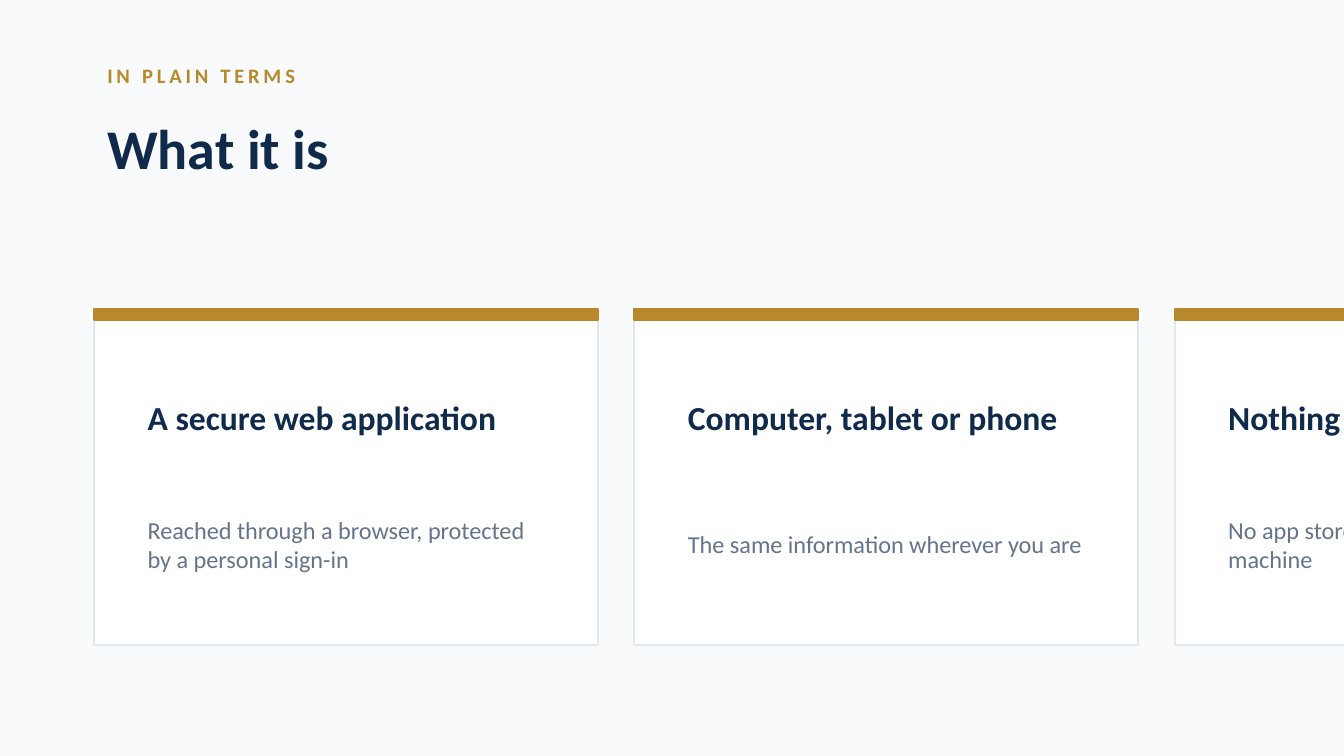
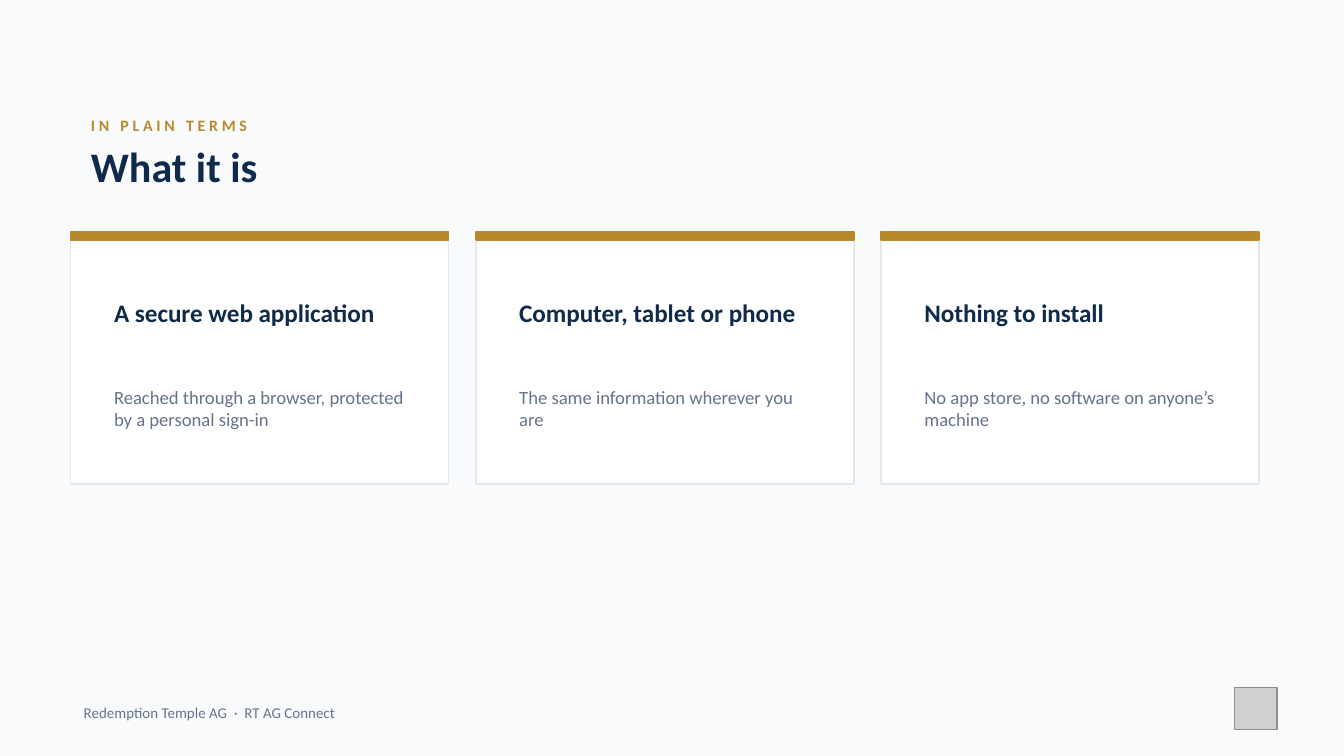
Before and after one commit to nhanhayhaw/ChurchCONNECT, a slide deck: slide 5 of docs/ChurchConnect-Leadership-Presentation.pptx. Drawn at 1344x756 pixels with LibreOffice and Linux fonts; fonts in the diff are those of the drawing; grey boxes stand for pictures; background and template pictures are left out. Boxes give left, top, right and bottom in pixels: in the first picture for what was removed or moved away, otherwise in the second. Text is boxed around its words. In the diff, an @@ line names an element or a change of style, - is before the commit and + after.

```diff
--- a/docs/ChurchConnect-Leadership-Presentation.pptx
+++ b/docs/ChurchConnect-Leadership-Presentation.pptx
@@ text "IN PLAIN TERMS": place and size @@
-text "IN PLAIN TERMS" at box(107, 69, 295, 83)
+text "IN PLAIN TERMS" at box(91, 120, 247, 131)
@@ text "IN PLAIN TERMS" at box(91, 120, 247, 131): size 11 to 8.5 pt @@
@@ text "What it is": place and size @@
-text "What it is" at box(107, 129, 329, 170)
+text "What it is" at box(91, 152, 257, 183)
@@ text "What it is" at box(91, 152, 257, 183): size 30 to 22.5 pt @@
@@ rectangle: place and size @@
-rectangle at box(94, 309, 598, 320)
+rectangle at box(70, 231, 448, 239)
@@ rectangle: place and size @@
-rectangle at box(94, 309, 598, 645)
+rectangle at box(70, 231, 448, 484)
@@ rectangle: place and size @@
-rectangle at box(634, 309, 1138, 645)
+rectangle at box(476, 231, 853, 484)
@@ rectangle: place and size @@
-rectangle at box(634, 309, 1138, 320)
+rectangle at box(476, 231, 853, 239)
@@ rectangle: place and size @@
-rectangle at box(1175, 309, 1344, 645)
+rectangle at box(880, 231, 1258, 484)
@@ rectangle: place and size @@
-rectangle at box(1175, 309, 1344, 320)
+rectangle at box(880, 231, 1258, 239)
@@ text "A secure web application": place and size @@
-text "A secure web application" at box(148, 406, 496, 436)
+text "A secure web application" at box(114, 304, 375, 326)
@@ text "Computer, tablet or phone": place and size @@
-text "Computer, tablet or phone" at box(688, 406, 1057, 436)
+text "Computer, tablet or phone" at box(519, 304, 795, 326)
@@ size 18 to 13.5 pt in 3 elements at box(114, 304, 375, 326), box(519, 304, 795, 326), box(924, 304, 1103, 327) @@
@@ text "Nothing to install": place and size @@
-text "Nothing to install" at box(1228, 406, 1340, 436)
+text "Nothing to install" at box(924, 304, 1103, 327)
@@ text "Reached through a browser, protected ...": place and size @@
-text "Reached through a browser, protected ..." at box(148, 522, 524, 572)
+text "Reached through a browser, protected ..." at box(114, 391, 404, 429)
@@ text "The same information wherever you ...": place and size @@
-text "The same information wherever you ..." at box(688, 536, 1082, 557)
+text "The same information wherever you ..." at box(519, 391, 793, 426)
@@ size 13 to 10 pt in 3 elements at box(114, 391, 404, 429), box(519, 391, 793, 426), box(924, 391, 1214, 426) @@
@@ text "No app store, no software ...": place and size @@
-text "No app store, no software ..." at box(1228, 523, 1344, 568)
+text "No app store, no software ..." at box(924, 391, 1214, 426)
@@ picture added at box(1235, 688, 1278, 731) @@
@@ text added at box(84, 707, 334, 721), 8 pt, text #64748B @@
+Redemption Temple AG · RT AG Connect
```
Also in this commit, not shown: 21 other slides changed, 5 other files.
